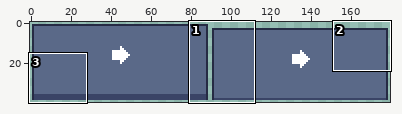
Edited in one commit: sprite sheet (assets/ui/btnRight.png). The first picture is a wide view before the edit; the outline marks the close-up.
Close-up. Earlier state:
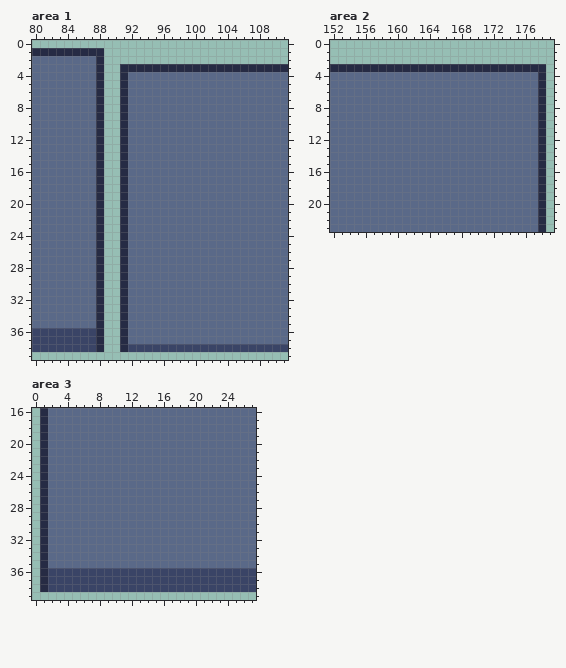
The file is 180x40 pixels. Shown: area 1: x 80..111, y 0..39; area 2: x 152..179, y 0..23; area 3: x 0..27, y 16..39.
The same view after the edit:
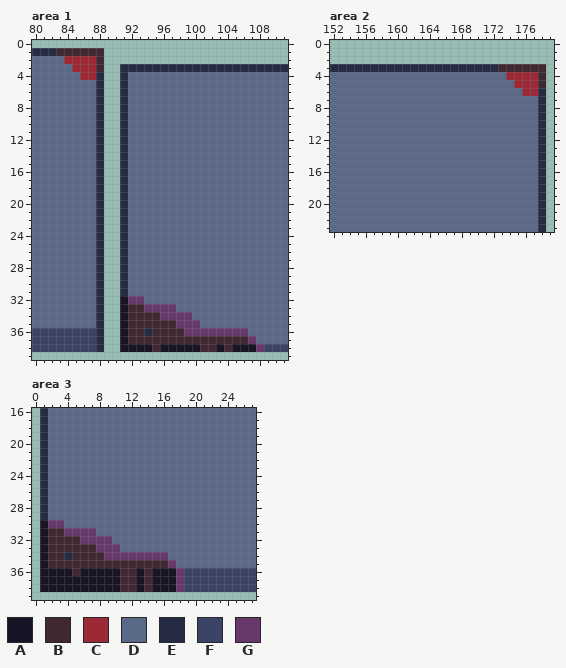
Palette (. is transparent): A #181425  B #3f2832  C #9e2835  D #5a6988  E #262b44  F #3a4466  G #68386c
What changed:
Area 1:
y 1: x 83..88 EEEEEE -> BBBBBB
y 2: x 84..88 DDDDE -> CCCCB
y 3: x 85..88 DDDE -> CCCB
y 4: x 86..87 DD -> CC
y 32: x 91..93 EDD -> AGG
y 33: x 91..97 EDDDDDD -> ABBGGGG
y 34: x 91..99 EDDDDDDDD -> ABBBBGGGG
y 35: x 91..100 EDDDDDDDDD -> ABBBBBBGGG
y 36: x 91..106 EDDDDDDDDDDDDDDD -> ABBEBBBBGGGGGGGG
y 37: x 91..107 EDDDDDDDDDDDDDDDD -> ABBBBBBBBBBBBBBBG
y 38: x 91..108 EFFFFFFFFFFFFFFFFF -> AAAABAAAAABBABAAAG
Area 2:
y 3: x 173..178 EEEEEE -> BBBBBB
y 4: x 174..178 DDDDE -> CCCCB
y 5: x 175..178 DDDE -> CCCB
y 6: x 176..177 DD -> CC
Area 3:
y 30: x 1..3 EDD -> AGG
y 31: x 1..7 EDDDDDD -> ABBGGGG
y 32: x 1..9 EDDDDDDDD -> ABBBBGGGG
y 33: x 1..10 EDDDDDDDDD -> ABBBBBBGGG
y 34: x 1..16 EDDDDDDDDDDDDDDD -> ABBEBBBBGGGGGGGG
y 35: x 1..17 EDDDDDDDDDDDDDDDD -> ABBBBBBBBBBBBBBBG
y 36: x 1..18 EFFFFFFFFFFFFFFFFF -> AAAABAAAAABBABAAAG
y 37..38: x 1..18 EFFFFFFFFFFFFFFFFF -> AAAAAAAAAABBABAAAG
Boxes around the changes in both close-ups, in picture pixels (x1, y1, x2, y2):
changed: (56, 48, 104, 80)
changed: (120, 296, 264, 352)
changed: (498, 64, 546, 96)
changed: (40, 520, 184, 592)
